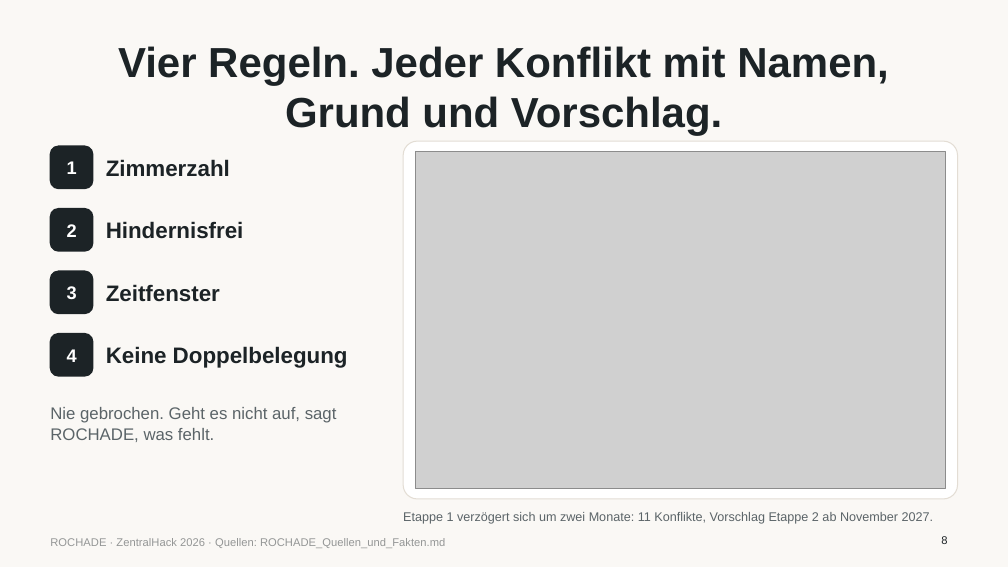
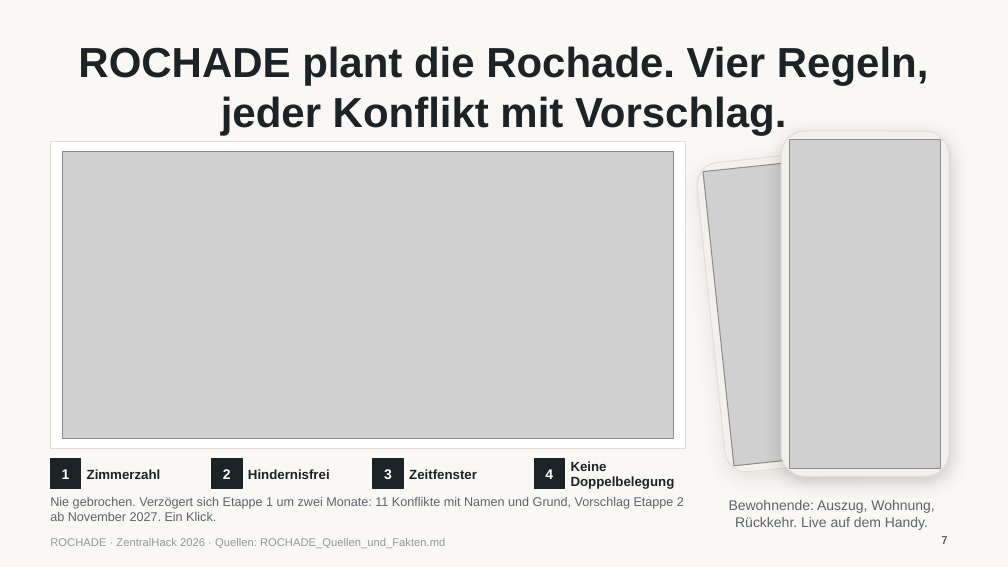
Before and after one commit to platret/ROCHADE, a slide deck: slide 7 of pitch/ROCHADE_Pitch.pptx (slide 8 before the commit). Drawn at 1008x567 pixels with LibreOffice and Linux fonts; fonts in the diff are those of the drawing; grey boxes stand for pictures. Boxes give left, top, right and bottom in pixels: in the first picture for what was removed or moved away, otherwise in the second. Text is boxed around its words. In the diff, an @@ line names an element or a change of style, - is before the commit and + after.

```diff
--- a/pitch/ROCHADE_Pitch.pptx
+++ b/pitch/ROCHADE_Pitch.pptx
@@ title at [78, 46, 928, 136]: text changed @@
-Vier Regeln. Jeder Konflikt mit Namen, Grund und Vorschlag.
+ROCHADE plant die Rochade. Vier Regeln, jeder Konflikt mit Vorschlag.
@@ rounded rectangle removed at [50, 146, 93, 188] @@
@@ rectangle added at [50, 141, 685, 449], fill #FFFFFF, outline #E3DDD4 0.75 pt @@
@@ rounded rectangle removed at [403, 141, 958, 499] @@
@@ rounded rectangle added at [695, 149, 878, 474], fill #F4F1EC, outline #E3DDD4 0.75 pt @@
@@ rounded rectangle added at [781, 131, 950, 477], fill #F4F1EC, outline #E3DDD4 0.75 pt @@
@@ picture added at [789, 139, 940, 468] @@
@@ picture added at [62, 151, 673, 438] @@
@@ picture removed at [415, 151, 946, 489] @@
@@ picture added at [703, 157, 869, 465] @@
@@ rounded rectangle removed at [50, 209, 93, 251] @@
@@ rounded rectangle removed at [50, 271, 93, 313] @@
@@ rounded rectangle removed at [50, 334, 93, 376] @@
@@ text removed at [50, 407, 337, 442] @@
-Nie gebrochen. Geht es nicht auf, sagt ROCHADE, was fehlt.
@@ text "1": place and size @@
-text "1" at [67, 161, 77, 174]
+text "1" at [62, 469, 70, 479]
@@ rectangle added at [50, 459, 81, 489], fill #1C2326, outline #1C2326 1 pt @@
@@ text "Zimmerzahl": place and size @@
-text "Zimmerzahl" at [106, 159, 230, 177]
+text "Zimmerzahl" at [87, 469, 161, 479]
@@ text "2": place and size @@
-text "2" at [67, 224, 77, 237]
+text "2" at [223, 469, 231, 479]
@@ rectangle added at [212, 459, 242, 489], fill #1C2326, outline #1C2326 1 pt @@
@@ text "Hindernisfrei": place and size @@
-text "Hindernisfrei" at [106, 221, 244, 239]
+text "Hindernisfrei" at [248, 469, 330, 479]
@@ text "3": place and size @@
-text "3" at [67, 286, 77, 299]
+text "3" at [384, 469, 392, 479]
@@ rectangle added at [373, 459, 403, 489], fill #1C2326, outline #1C2326 1 pt @@
@@ text "Zeitfenster": place and size @@
-text "Zeitfenster" at [106, 284, 220, 302]
+text "Zeitfenster" at [409, 469, 477, 479]
@@ size 13 to 10 pt in 4 elements at [62, 469, 70, 479], [223, 469, 231, 479], [384, 469, 392, 479], [545, 469, 553, 479] @@
@@ text "4": place and size @@
-text "4" at [67, 349, 77, 362]
+text "4" at [545, 469, 553, 479]
@@ rectangle added at [534, 459, 564, 489], fill #1C2326, outline #1C2326 1 pt @@
@@ size 16 to 9.5 pt in 4 elements at [87, 469, 161, 479], [248, 469, 330, 479], [409, 469, 477, 479], [571, 461, 675, 489] @@
@@ text "Keine Doppelbelegung": place and size @@
-text "Keine Doppelbelegung" at [106, 346, 348, 368]
+text "Keine Doppelbelegung" at [571, 461, 675, 489]
@@ text at [50, 497, 684, 521]: text changed @@
-Etappe 1 verzögert sich um zwei Monate: 11 Konflikte, Vorschlag Etappe 2 ab November 2027.
+Nie gebrochen. Verzögert sich Etappe 1 um zwei Monate: 11 Konflikte mit Namen und Grund, Vorschlag Etappe 2 ab November 2027. Ein Klick.
@@ text "Nie gebrochen. Verzögert sich Etappe ..." at [50, 497, 684, 521]: vertical alignment middle to top @@
@@ text added at [729, 500, 934, 530], 10 pt, text #5B6468 @@
+Bewohnende: Auszug, Wohnung, Rückkehr. Live auf dem Handy.
@@ page number at [941, 536, 947, 544]: text changed @@
-8
+7
```
Also in this commit, not shown: 6 other slides changed, 2 slides added, 2 slides removed, 2 other files.
